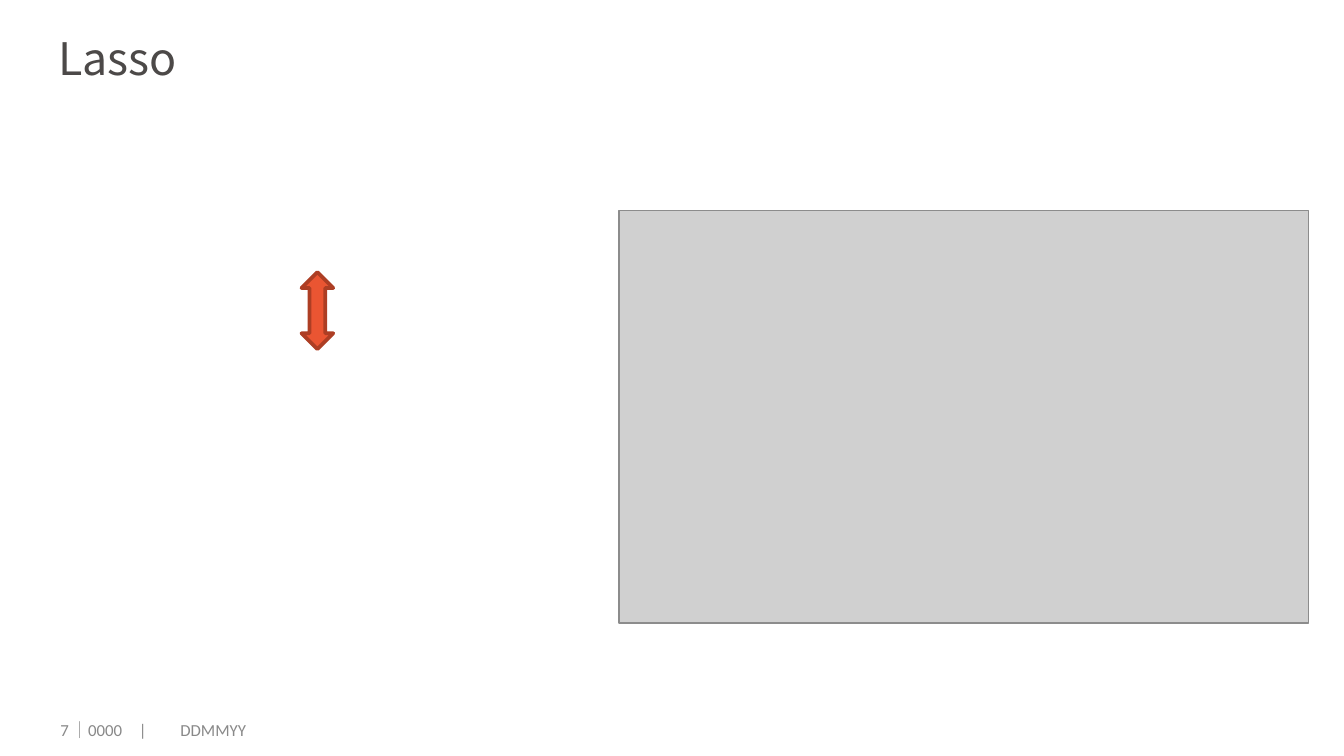
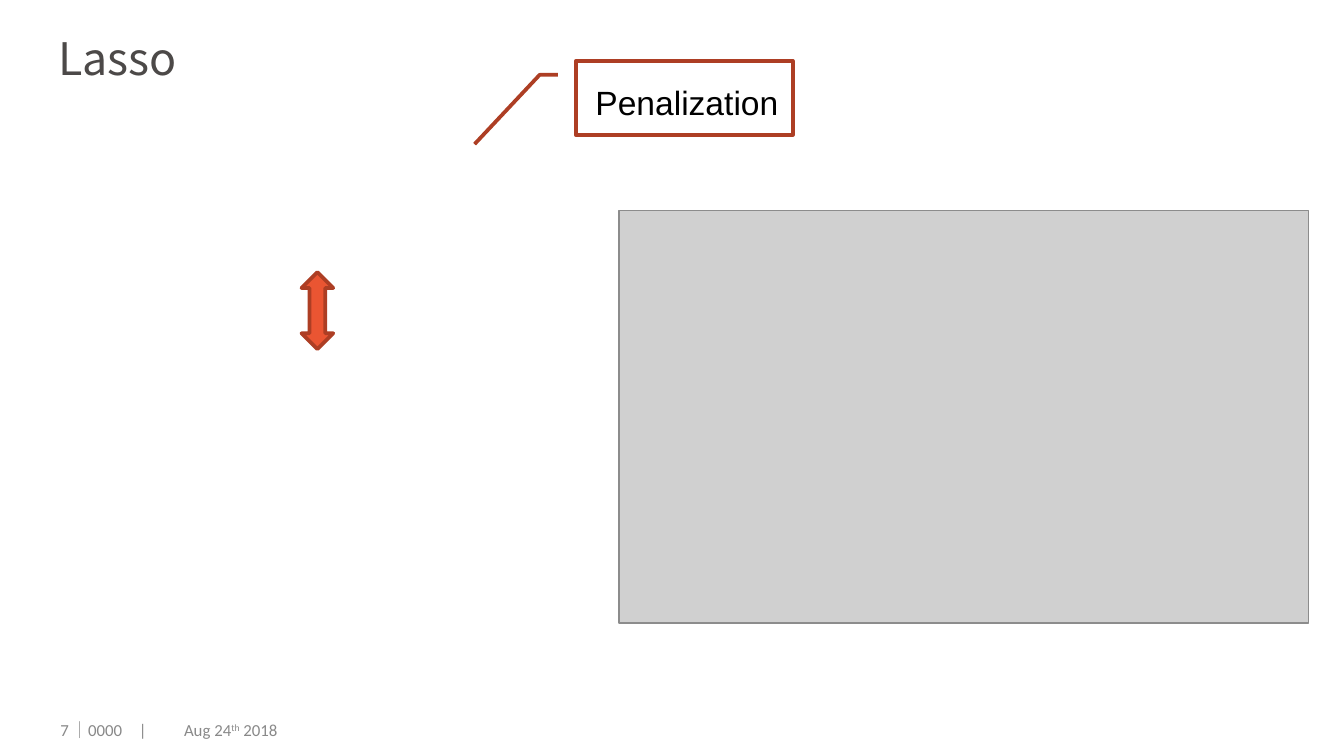
Before and after one commit to dengwx11/GroupLasso, a slide deck: slide 8 of manu & slides/Final.pptx. Drawn at 1344x756 pixels with LibreOffice and Linux fonts; fonts in the diff are those of the drawing; grey boxes stand for pictures; background and template pictures are left out. Boxes give left, top, right and bottom in pixels: in the first picture for what was removed or moved away, otherwise in the second. Text is boxed around its words. In the diff, an @@ line names an element or a change of style, - is before the commit and + after.

```diff
--- a/manu & slides/Final.pptx
+++ b/manu & slides/Final.pptx
@@ border callout added at [575,60,792,134], outline #AD3F25 2 pt @@
@@ text added at [595,90,778,116], 18 pt, text #000000 @@
+Penalization
@@ rectangle added at [396,137,534,211], fill #FFFFFF @@
@@ text at [71,721,277,739]: text changed @@
-｜0000 | DDMMYY
+｜0000 | Aug 24th 2018
```
Also in this commit, not shown: 47 other slides changed, 2 slides added, 4 slides removed, 1 other file.
